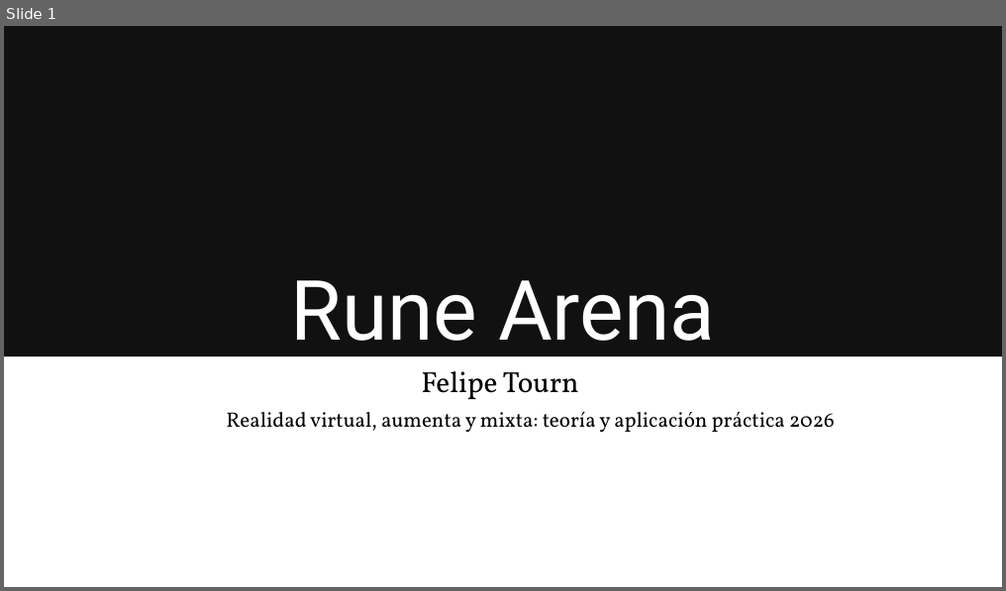
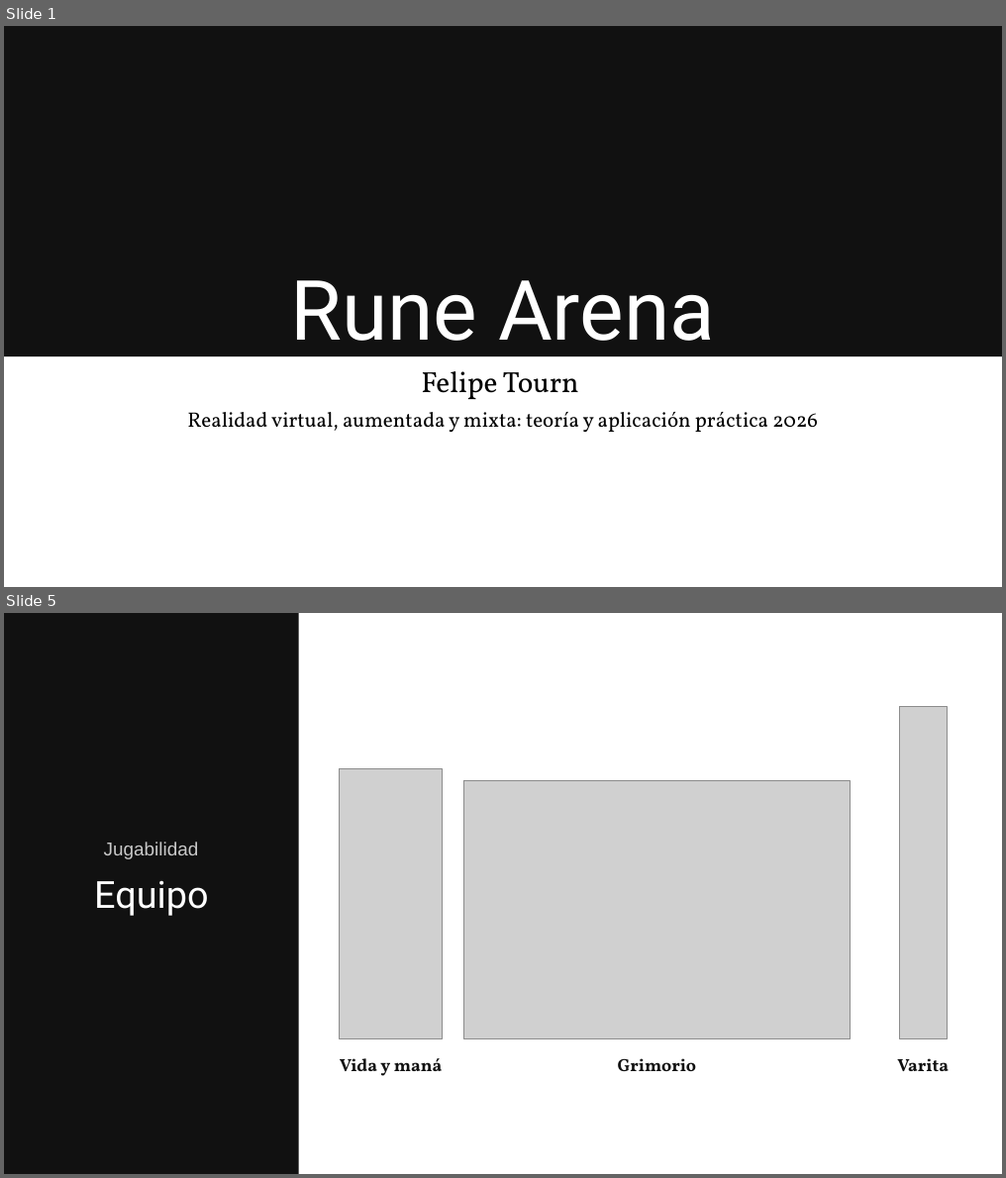
Before and after one commit to felipetourn/RuneArena, a slide deck: Presentacion/RuneArena.pptx. Shown one above the other, each under a label of ours: slide 1 before the commit, slides 1 and 5 after it; the slides between them are not shown. The pictures are 1006x591 and 1006x1178 pixels, drawn with LibreOffice and Linux fonts; fonts in the diff are those of the drawing; grey boxes stand for pictures. Boxes give left, top, right and bottom in pixels: in the first picture for what was removed or moved away, otherwise in the second. Text is boxed around its words. In the diff, an @@ line names an element or a change of style, - is before the commit and + after.

```diff
--- a/Presentacion/RuneArena.pptx
+++ b/Presentacion/RuneArena.pptx
@@ slide 5 added at <box>4,613,1002,1174</box>, background #FFFFFF @@
@@ rectangle added at <box>4,613,299,1174</box>, fill #111111 @@
@@ picture added at <box>899,707,946,1039</box> @@
@@ picture added at <box>340,768,442,1039</box> @@
@@ picture added at <box>463,780,850,1039</box> @@
@@ text added at <box>104,842,199,860</box>, 18 pt, text #C9C9C9 @@
+Jugabilidad
@@ text added at <box>94,880,208,916</box>, 36 pt, text #FFFFFF @@
+Equipo
@@ text added at <box>340,1059,443,1076</box>, 17 pt, text #111111, bold @@
+Vida y maná
@@ text added at <box>618,1059,696,1071</box>, 17 pt, text #111111, bold @@
+Grimorio
@@ text added at <box>897,1059,948,1071</box>, 17 pt, text #111111, bold @@
+Varita
@@ slide 1 changed as well @@
@@ text at <box>187,412,818,433</box>: text changed @@
-Realidad virtual, aumenta y mixta: teoría y aplicación práctica 2026
+Realidad virtual, aumentada y mixta: teoría y aplicación práctica 2026
```
Also in this commit, not shown: 2 other slides changed, 11 other slides added, 3 slides removed, 2 other files.
